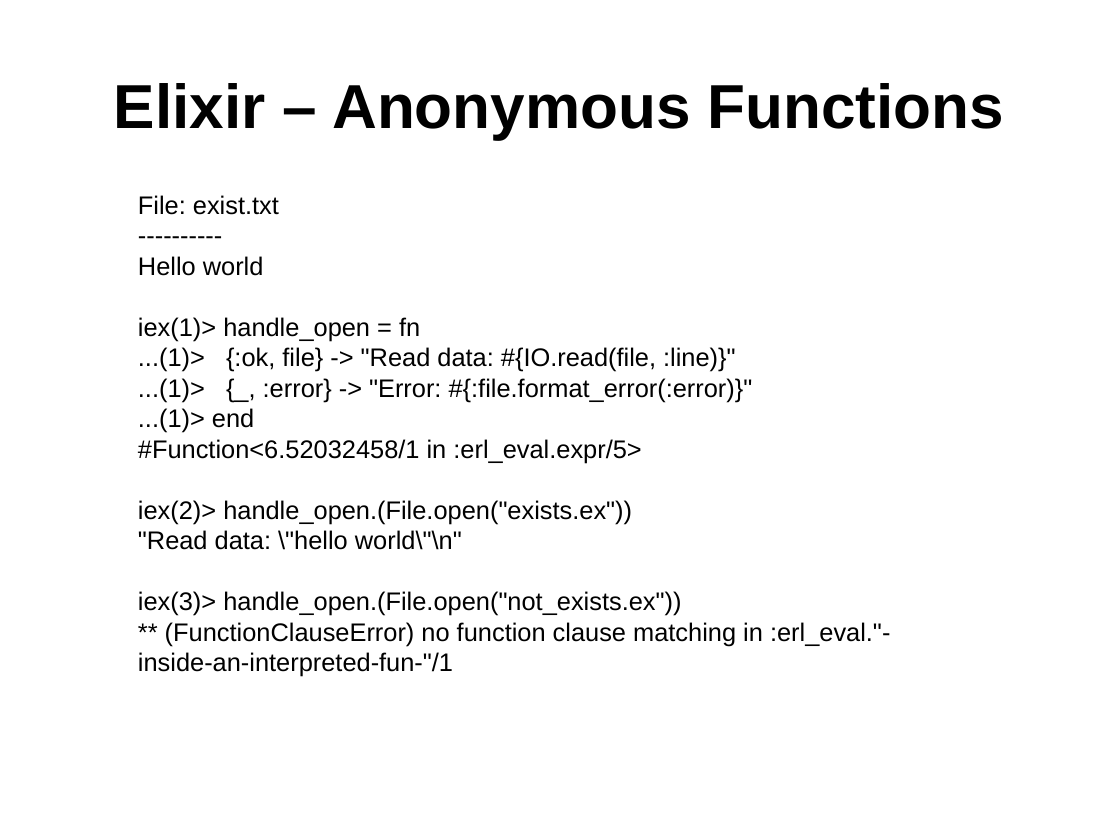
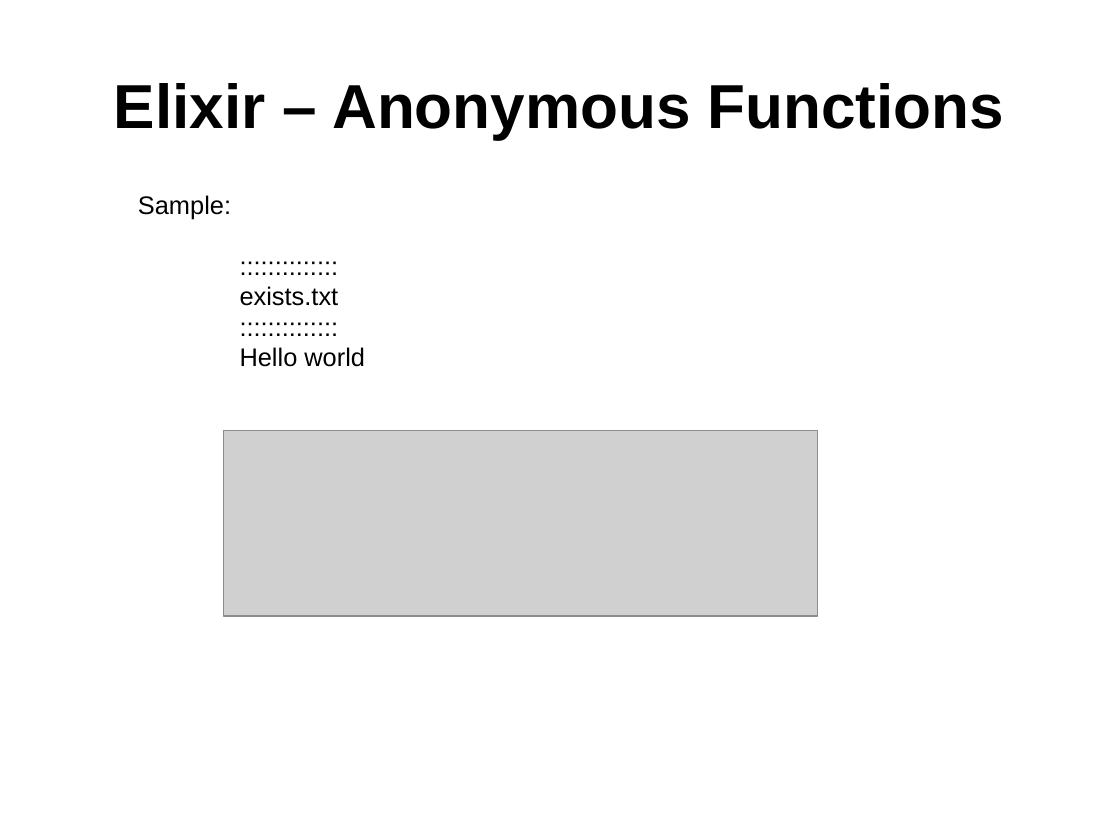
Before and after one commit to ramortegui/talks, a slide deck: slide 7 of elixir-basics-2.odp. Drawn at 1120x840 pixels with LibreOffice and Linux fonts; fonts in the diff are those of the drawing; grey boxes stand for pictures. Boxes give left, top, right and bottom in pixels: in the first picture for what was removed or moved away, otherwise in the second. Text is boxed around its words. In the diff, an @@ line names an element or a change of style, - is before the commit and + after.

Commit message:
Update agenda, add content for named,and anonymous functions.

```diff
--- a/elixir-basics-2.odp
+++ b/elixir-basics-2.odp
@@ text at bbox=[138, 195, 339, 306]: text changed @@
-File: exist.txt
-----------
+Sample:
+::::::::::::::
+exists.txt
+::::::::::::::
@@ text at bbox=[138, 317, 890, 677]: paragraphs removed @@
-iex(1)> handle_open = fn
-...(1)> {:ok, file} -> "Read data: #{IO.read(file, :line)}"
-...(1)> {_, :error} -> "Error: #{:file.format_error(:error)}"
-...(1)> end
-#Function<6.52032458/1 in :erl_eval.expr/5>
-iex(2)> handle_open.(File.open("exists.ex"))
-"Read data: \"hello world\"\n"
-iex(3)> handle_open.(File.open("not_exists.ex"))
-** (FunctionClauseError) no function clause matching in :erl_eval."-inside-an-interpreted-fun-"/1
@@ picture added at bbox=[224, 431, 817, 616] @@
```
Also in this commit, not shown: 4 other slides changed, 10 slides added, 2 slides removed.
